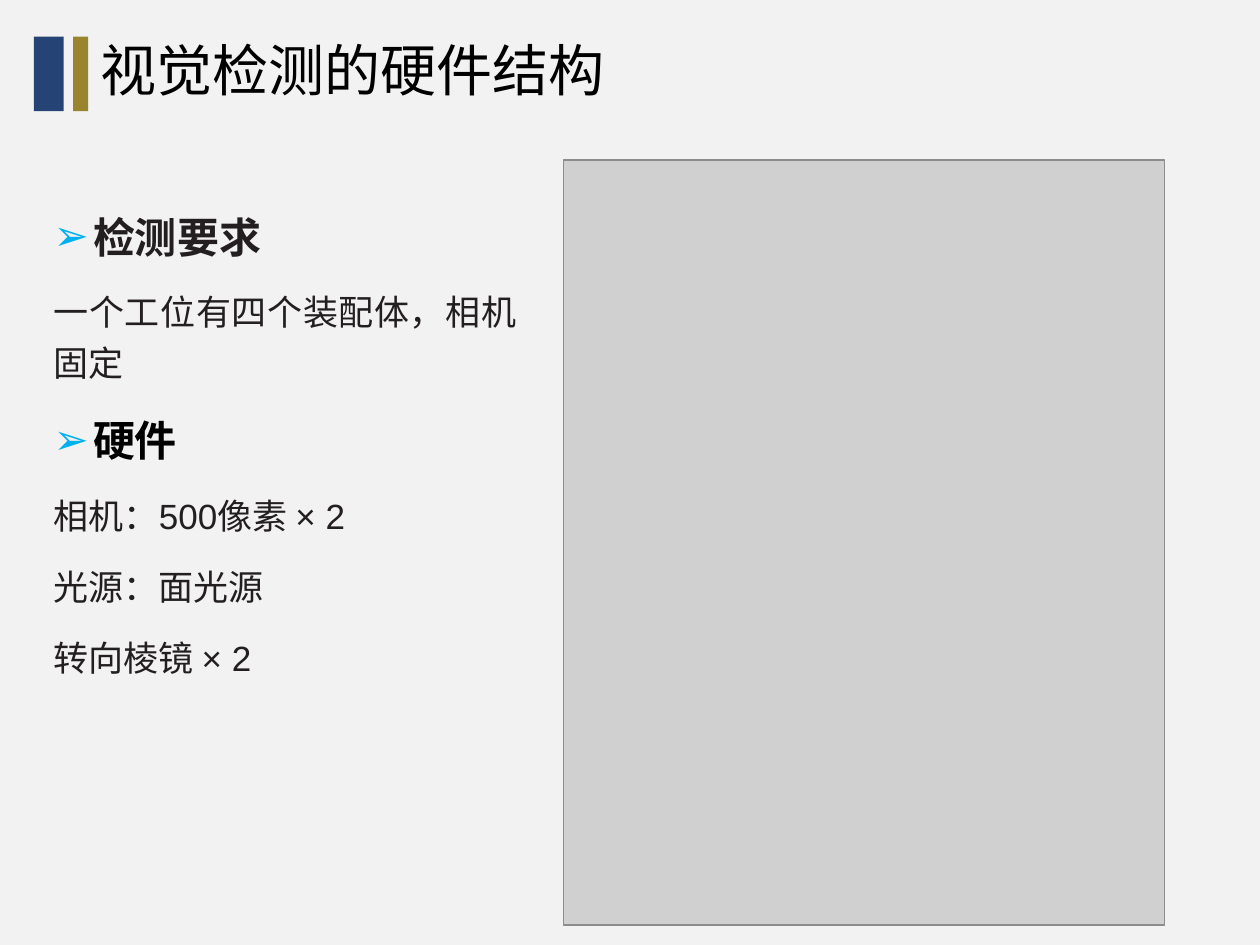
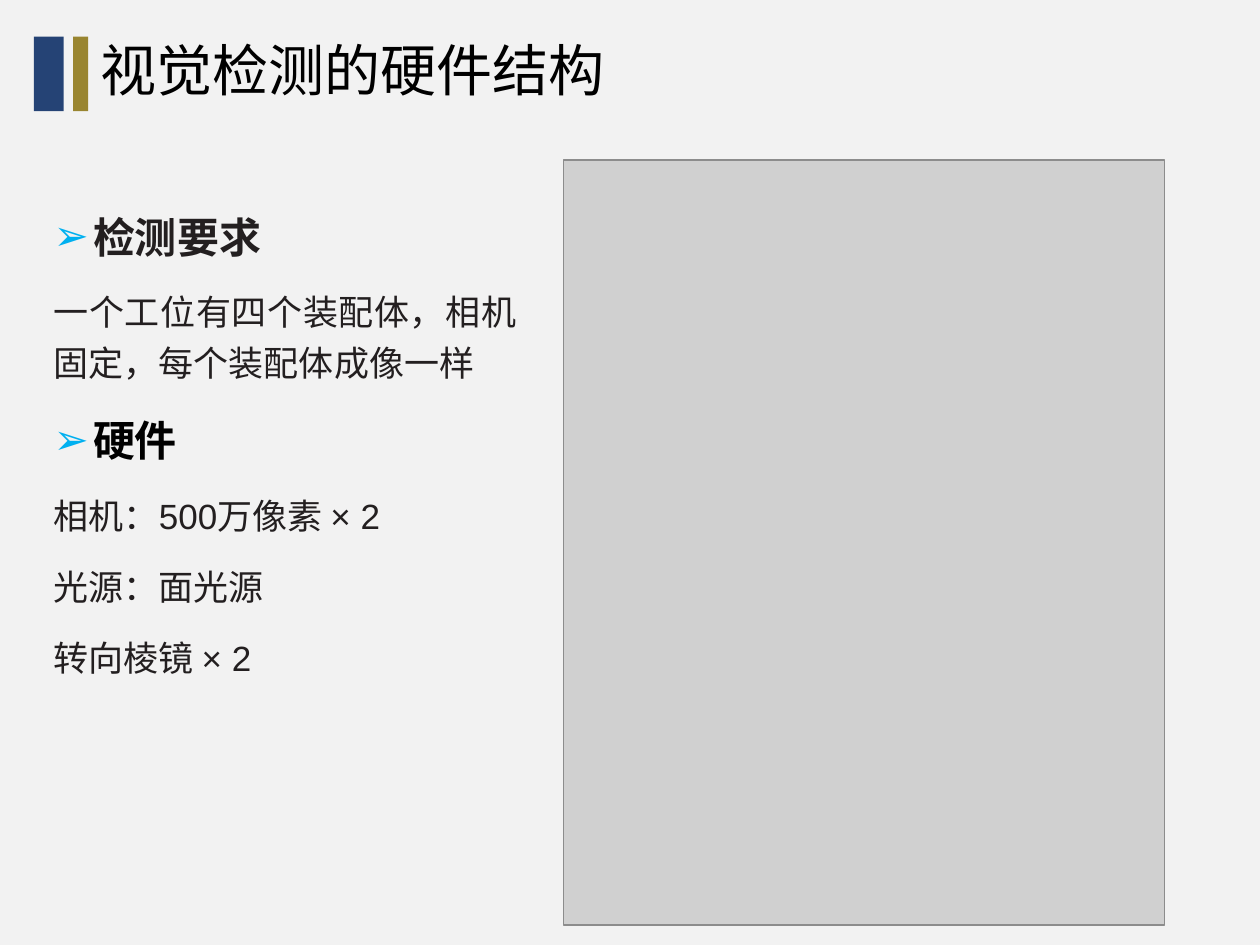
Before and after one commit to wang-jiankun/Graduate-File, a slide deck: slide 9 of 资料/课题汇报（2019.3.15）-王建坤.pptx (slide 8 before the commit). Drawn at 1260x945 pixels with LibreOffice and Linux fonts; fonts in the diff are those of the drawing; grey boxes stand for pictures; background and template pictures are left out. Boxes give left, top, right and bottom in pixels: in the first picture for what was removed or moved away, otherwise in the second. Text is boxed around its words. In the diff, an @@ line names an element or a change of style, - is before the commit and + after.

```diff
--- a/资料/课题汇报（2019.3.15）-王建坤.pptx
+++ b/资料/课题汇报（2019.3.15）-王建坤.pptx
@@ text at bbox=[54, 295, 517, 380]: text changed @@
-一个工位有四个装配体，相机固定
+一个工位有四个装配体，相机固定，每个装配体成像一样
@@ text at bbox=[54, 499, 380, 532]: text changed @@
-相机：500像素 × 2
+相机：500万像素 × 2
```
Also in this commit, not shown: 5 other slides changed, 2 slides added, 9 other files.
